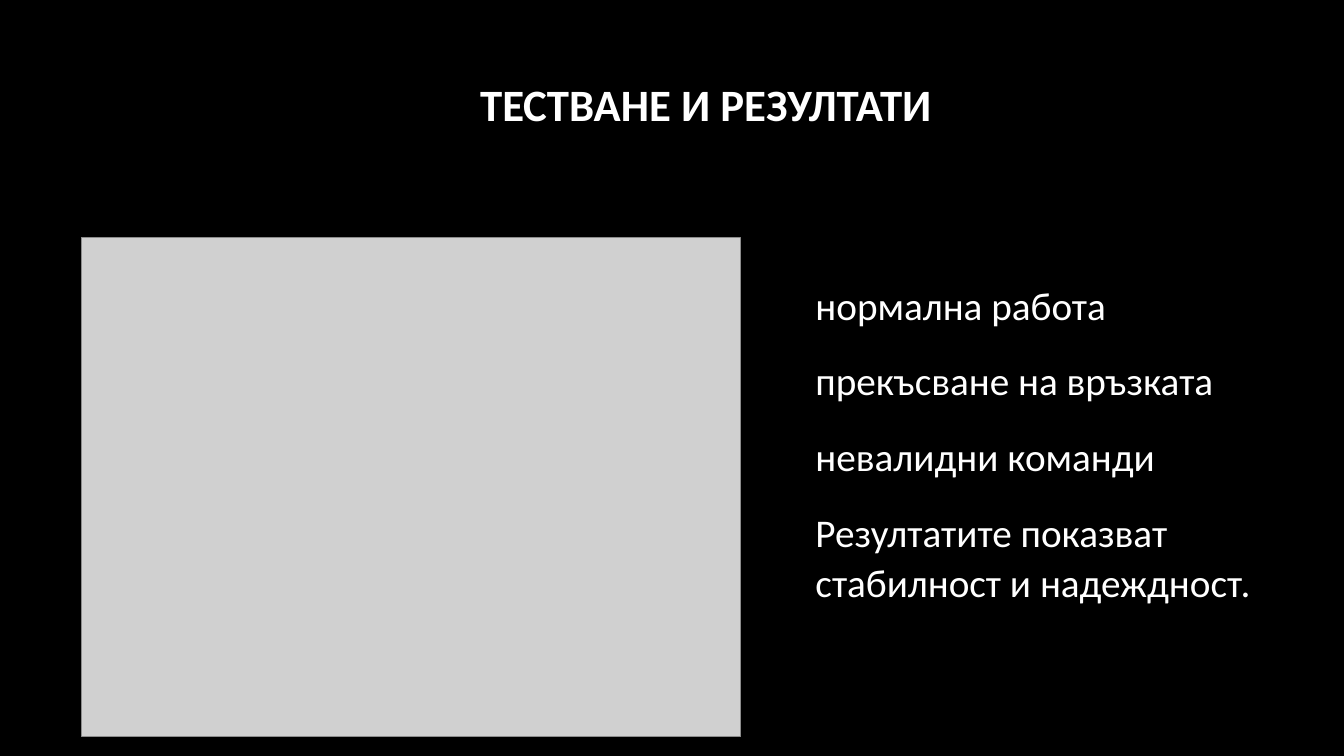
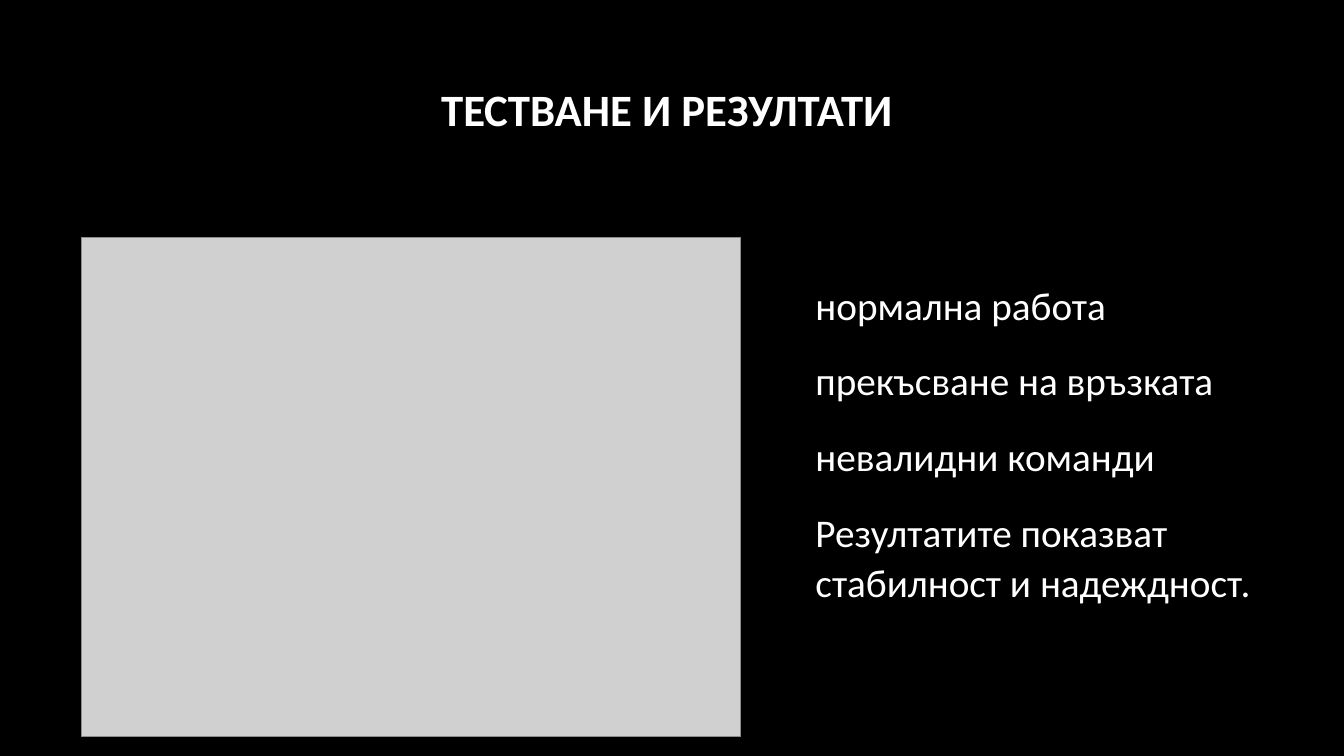
Before and after one commit to pgee-dzi2024/ThemeSP_2603, a slide deck: slide 9 of DR/Защита.pptx. Drawn at 1344x756 pixels with LibreOffice and Linux fonts; fonts in the diff are those of the drawing; grey boxes stand for pictures; background and template pictures are left out. Boxes give left, top, right and bottom in pixels: in the first picture for what was removed or moved away, otherwise in the second. Text is boxed around its words. In the diff, an @@ line names an element or a change of style, - is before the commit and + after.

```diff
--- a/DR/Защита.pptx
+++ b/DR/Защита.pptx
@@ title "ТЕСТВАНЕ И РЕЗУЛТАТИ": place and size @@
-title "ТЕСТВАНЕ И РЕЗУЛТАТИ" at bbox=[480, 91, 931, 122]
+title "ТЕСТВАНЕ И РЕЗУЛТАТИ" at bbox=[441, 96, 892, 127]
```
Also in this commit, not shown: 6 other slides changed.
